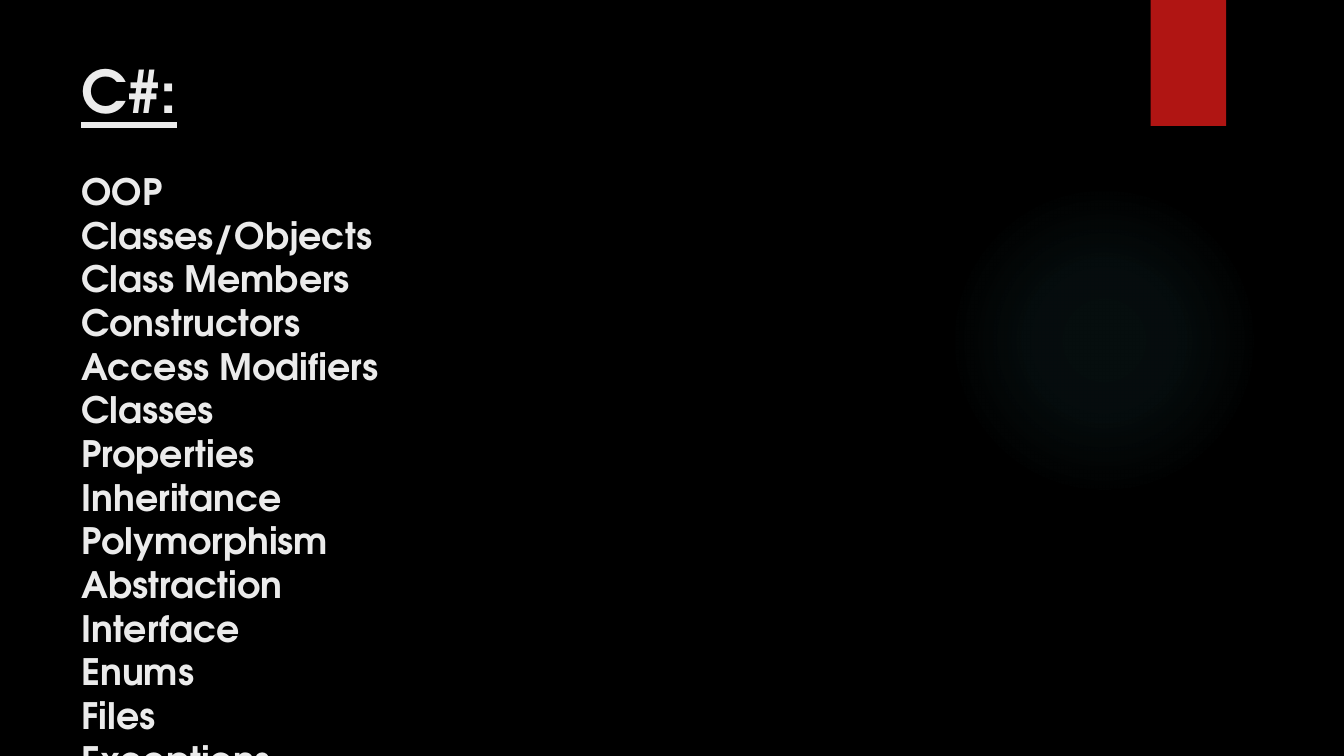
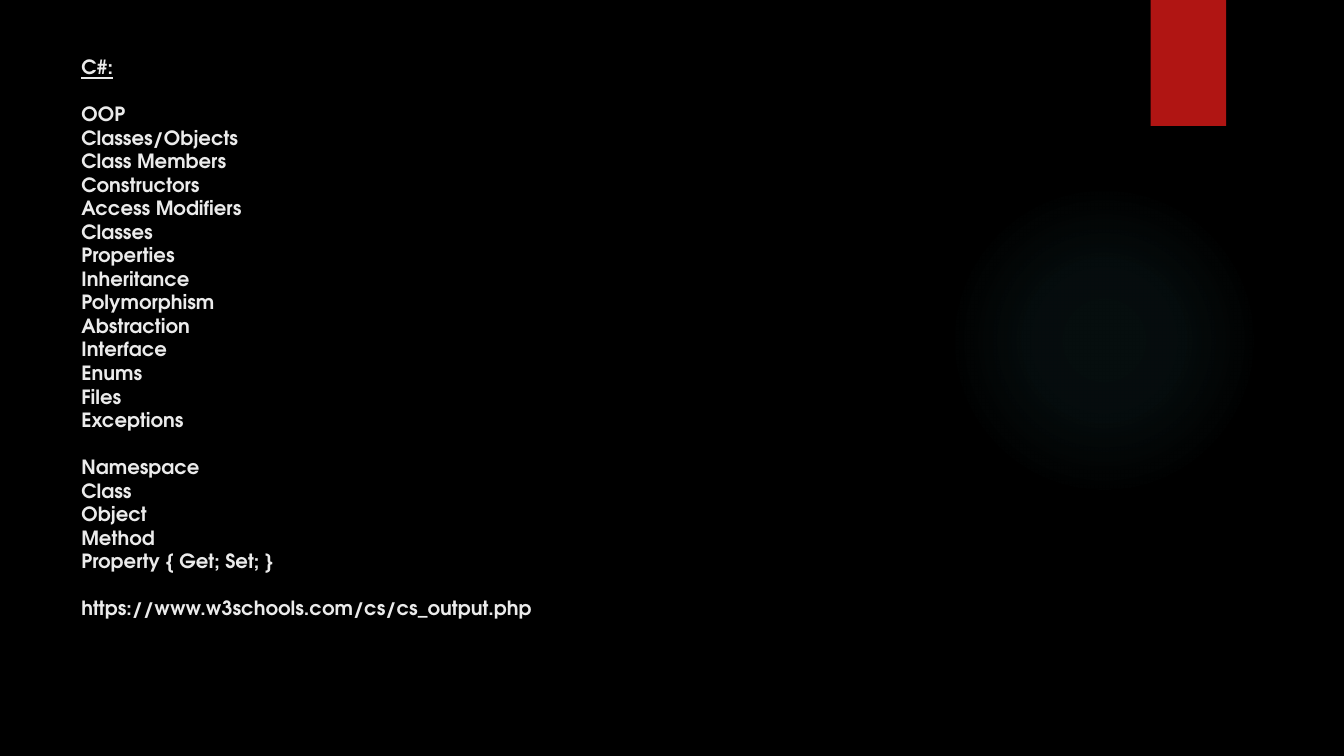
Before and after one commit to Manisoft55/AimorePractice, a slide deck: slide 10 of Notes/Day2_26_07_2022.pptx. Drawn at 1344x756 pixels with LibreOffice and Linux fonts; fonts in the diff are those of the drawing; background and template pictures are left out. Boxes give left, top, right and bottom in pixels: in the first picture for what was removed or moved away, otherwise in the second. Text is boxed around its words. In the diff, an @@ line names an element or a change of style, - is before the commit and + after.

```diff
--- a/Notes/Day2_26_07_2022.pptx
+++ b/Notes/Day2_26_07_2022.pptx
@@ title "C#: OOP Classes/Objects Class Members ..." at <box>81,59,531,619</box>: size 42 to 14 pt in "C#:"; size 26 to 14 pt @@
```
Also in this commit, not shown: 1 other slide changed, 6 other files.
